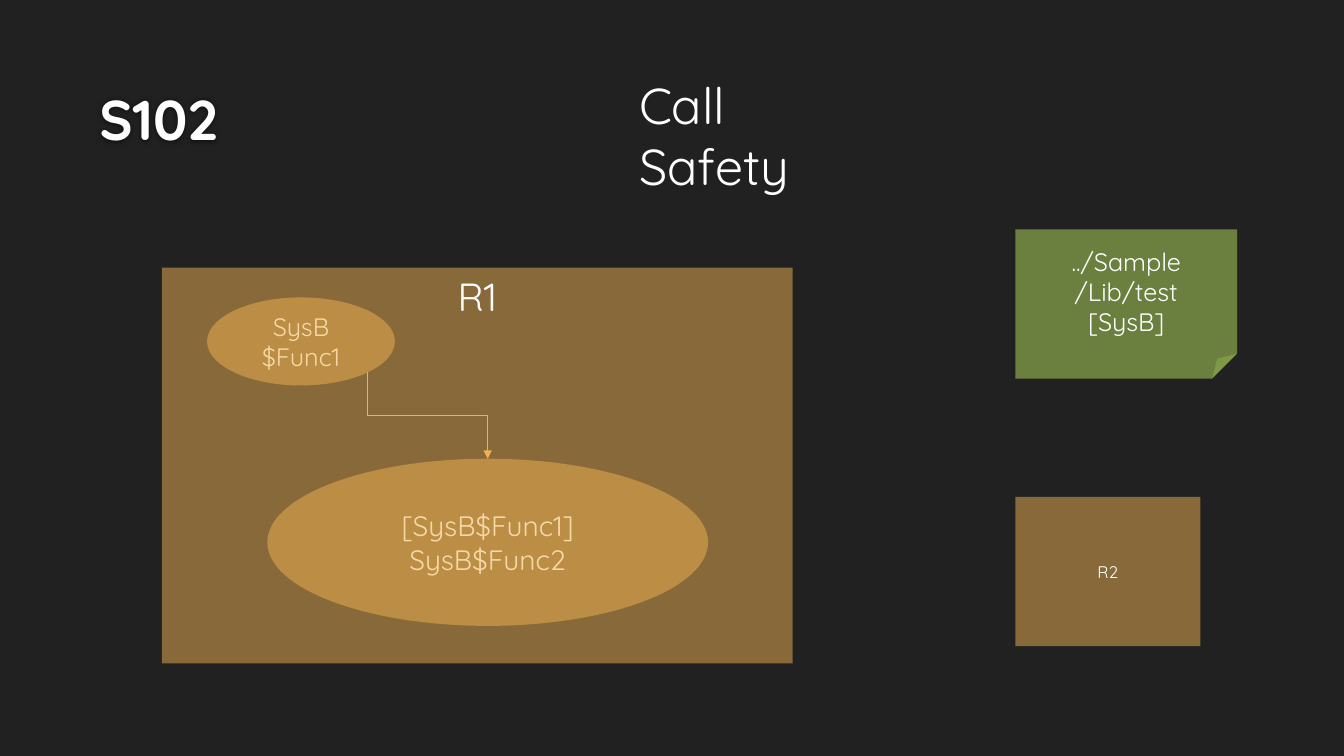
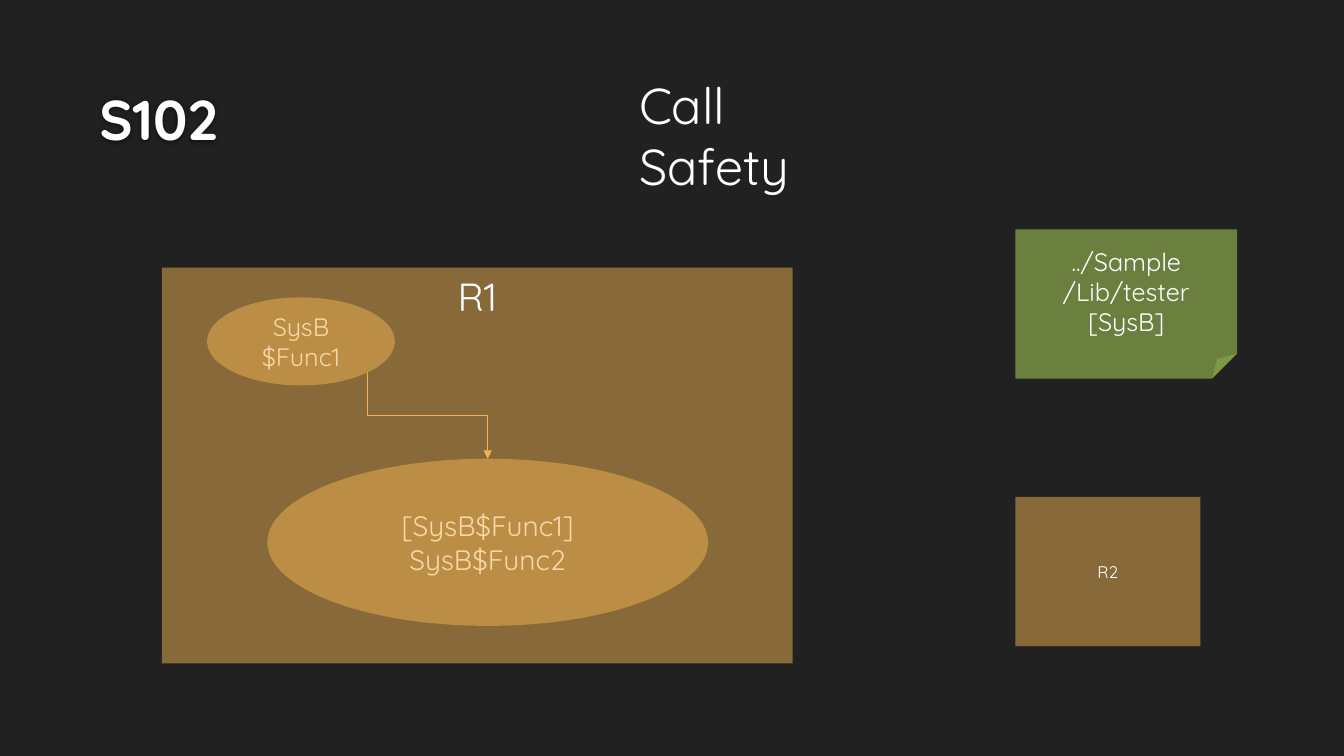
Before and after one commit to DualsoftDev/ds, a slide deck: slide 3 of DsDotNet/src/UnitTest/UnitTest.Engine/ImportOffice/ppt/T8_Safety.pptx. Drawn at 1344x756 pixels with LibreOffice and Linux fonts; fonts in the diff are those of the drawing; background and template pictures are left out. Boxes give left, top, right and bottom in pixels: in the first picture for what was removed or moved away, otherwise in the second. Text is boxed around its words. In the diff, an @@ line names an element or a change of style, - is before the commit and + after.

Commit message:
fix unit test done

```diff
--- a/DsDotNet/src/UnitTest/UnitTest.Engine/ImportOffice/ppt/T8_Safety.pptx
+++ b/DsDotNet/src/UnitTest/UnitTest.Engine/ImportOffice/ppt/T8_Safety.pptx
@@ text in folded corner at <box>1063,275,1190,304</box>: text changed @@
-/Lib/test
+/Lib/tester
```
Also in this commit, not shown: 10 other files.
